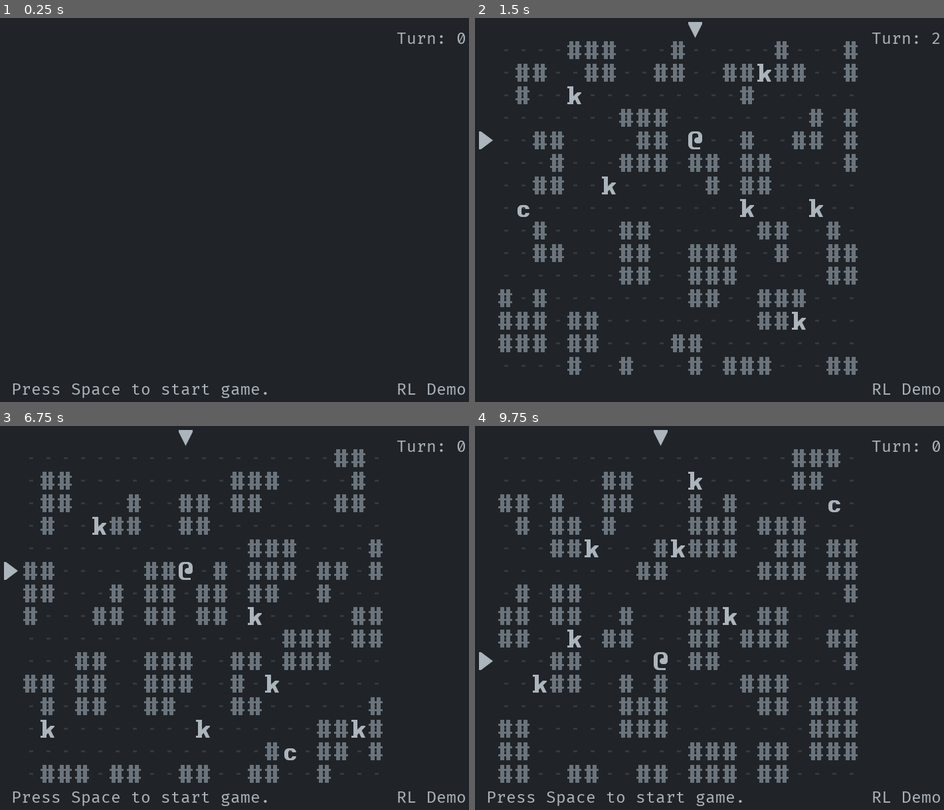
Above: before the commit, frames 1-4 (two rows, left to right).
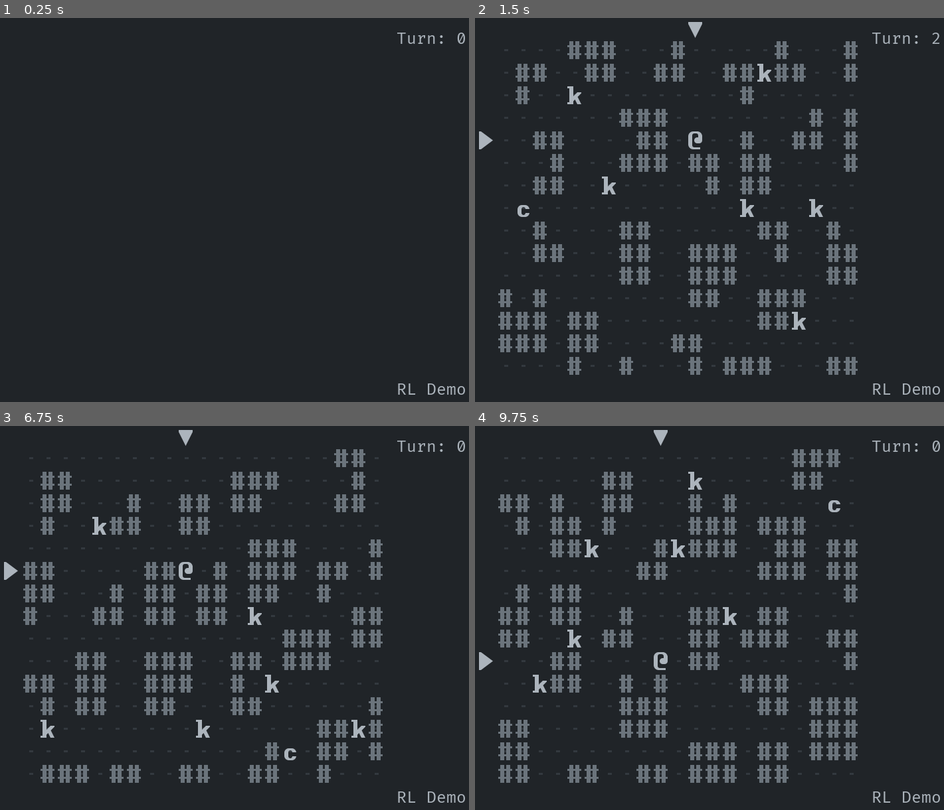
Above: after the commit, the same moments.

Repository: Bozar/OneMoreLevel
Game: Godot game, scene res://scene/main/MainScene.tscn
Same seed, same stepped clock (60 frames per second), same inputs: the game is played once before the commit and once after it.
Inputs:
- Up to frame 1 (0.25 s): no input
- Up to frame 2 (1.5 s): tap Space (init_world) at 0.5, 0.6, 1.25 s; hold Right (move_right) 0.53-1.28 s; hold Down (move_down) from 1.28 s (still down); tap . (wait) at 1.35 s
- Up to frame 3 (6.75 s): tap Enter at 2, 3.5 s; release Down (move_down) at 2.03 s; hold Right (move_right) 2.03-2.78 s; tap Space (init_world) at 2.1, 2.75, 3.6, 4.25, 5.1, 6.6 s; hold Up (move_up) 2.78-3.53 s; tap . (wait) at 2.85, 4.35, 5.85 s; hold Left (move_left) 3.53-5.03 s; hold Down (move_down) 5.03-5.78 s; hold Right (move_right) 5.78-6.53 s; hold Up (move_up) from 6.53 s (still down)
- Up to frame 4 (9.75 s): release Up (move_up) at 7.28 s; hold Right (move_right) 7.28-8.03 s; tap . (wait) at 7.35, 8.85 s; hold Down (move_down) 8.03-8.78 s; tap Space (init_world) at 8.1, 9.6 s; hold Left (move_left) 8.78-9.53 s; hold Up (move_up) from 9.53 s (still down)

The runs differ from the first frame. In frame 1, 0.4% of the frame differs, in the area x 2-57%, y 95-99%; in frame 2, nothing differs; in frame 3, 0.4%; in frame 4, 0.4%.

Commit message:
Remove modeline.

Diff:
--- a/scene/gui/MainGUI.tscn
+++ b/scene/gui/MainGUI.tscn
@@ -1,8 +1,7 @@
-[gd_scene load_steps=4 format=2]
+[gd_scene load_steps=3 format=2]
 
 [ext_resource path="res://sprite/GUIText.tscn" type="PackedScene" id=1]
 [ext_resource path="res://scene/gui/SidebarVBox.gd" type="Script" id=2]
-[ext_resource path="res://scene/gui/Modeline.gd" type="Script" id=3]
 
 [node name="MainGUI" type="MarginContainer"]
 margin_right = 800.0
@@ -11,33 +10,21 @@
 "_edit_use_anchors_": false
 }
 
-[node name="MainHBox" type="HBoxContainer" parent="."]
-margin_right = 800.0
-margin_bottom = 600.0
-
-[node name="Modeline" parent="MainHBox" instance=ExtResource( 1 )]
-margin_top = 569.0
-margin_right = 616.0
-margin_bottom = 600.0
-size_flags_horizontal = 3
-size_flags_vertical = 8
-text = "Modeline"
-script = ExtResource( 3 )
-
-[node name="SidebarVBox" type="VBoxContainer" parent="MainHBox"]
+[node name="SidebarVBox" type="VBoxContainer" parent="."]
 margin_left = 620.0
 margin_right = 800.0
 margin_bottom = 600.0
 rect_min_size = Vector2( 180, 0 )
+size_flags_horizontal = 8
 script = ExtResource( 2 )
 
-[node name="Turn" parent="MainHBox/SidebarVBox" instance=ExtResource( 1 )]
+[node name="Turn" parent="SidebarVBox" instance=ExtResource( 1 )]
 margin_right = 180.0
 margin_bottom = 565.0
 size_flags_vertical = 3
 text = "Turn: 14"
 
-[node name="Help" parent="MainHBox/SidebarVBox" instance=ExtResource( 1 )]
+[node name="Help" parent="SidebarVBox" instance=ExtResource( 1 )]
 margin_top = 569.0
 margin_right = 180.0
 margin_bottom = 600.0
--- a/scene/main/MainScene.gd
+++ b/scene/main/MainScene.gd
@@ -8,8 +8,7 @@
 const DUNGEON: String = "DungeonBoard"
 const REMOVE: String = "RemoveObject"
 const RANDOM: String = "RandomNumber"
-const SIDEBAR: String = "MainGUI/MainHBox/SidebarVBox"
-const MODELINE: String = "MainGUI/MainHBox/Modeline"
+const SIDEBAR: String = "MainGUI/SidebarVBox"
 
 const SIGNAL_BIND: Array = [
 	[
@@ -27,21 +26,21 @@
 		SCHEDULE,
 		PC_INPUT, ENEMY_AI, SIDEBAR,
 	],
-	[
-		"turn_ended", "_on_Schedule_turn_ended",
-		SCHEDULE,
-		MODELINE,
-	],
+	# [
+	# 	"turn_ended", "_on_Schedule_turn_ended",
+	# 	SCHEDULE,
+	# 	MODELINE,
+	# ],
 	[
 		"sprite_removed", "_on_RemoveObject_sprite_removed",
 		REMOVE,
 		DUNGEON, SCHEDULE,
 	],
-	[
-		"enemy_warned", "_on_EnemyAI_enemy_warned",
-		ENEMY_AI,
-		MODELINE,
-	],
+	# [
+	# 	"enemy_warned", "_on_EnemyAI_enemy_warned",
+	# 	ENEMY_AI,
+	# 	MODELINE,
+	# ],
 ]
 
 const NODE_REF: Array = [
